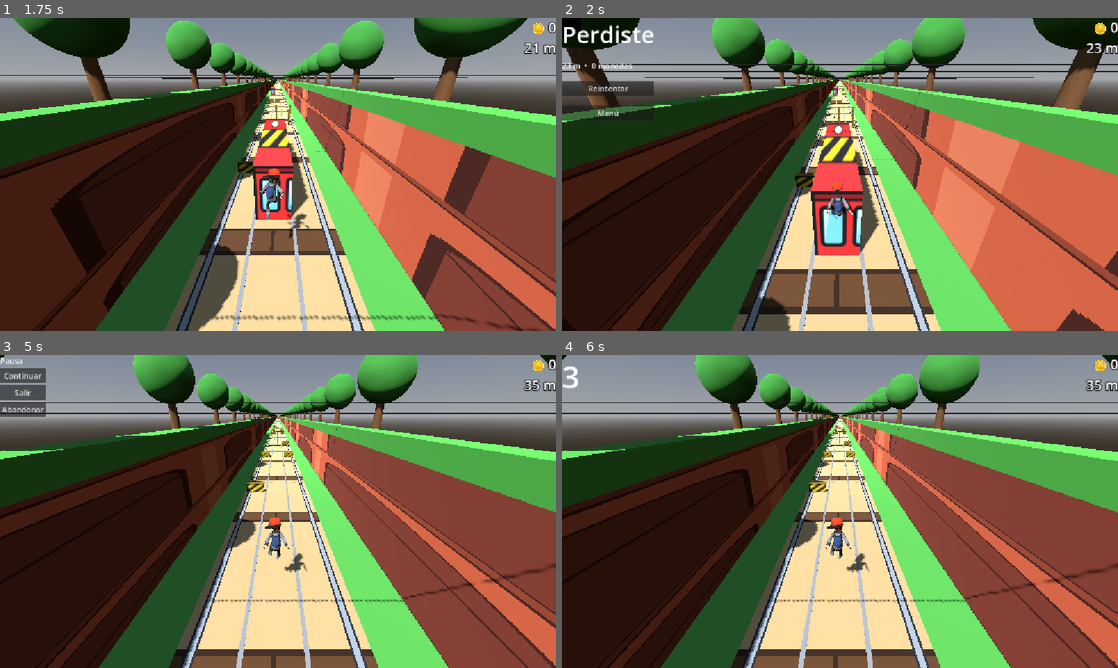
Above: before the commit, frames 1-4 (two rows, left to right).
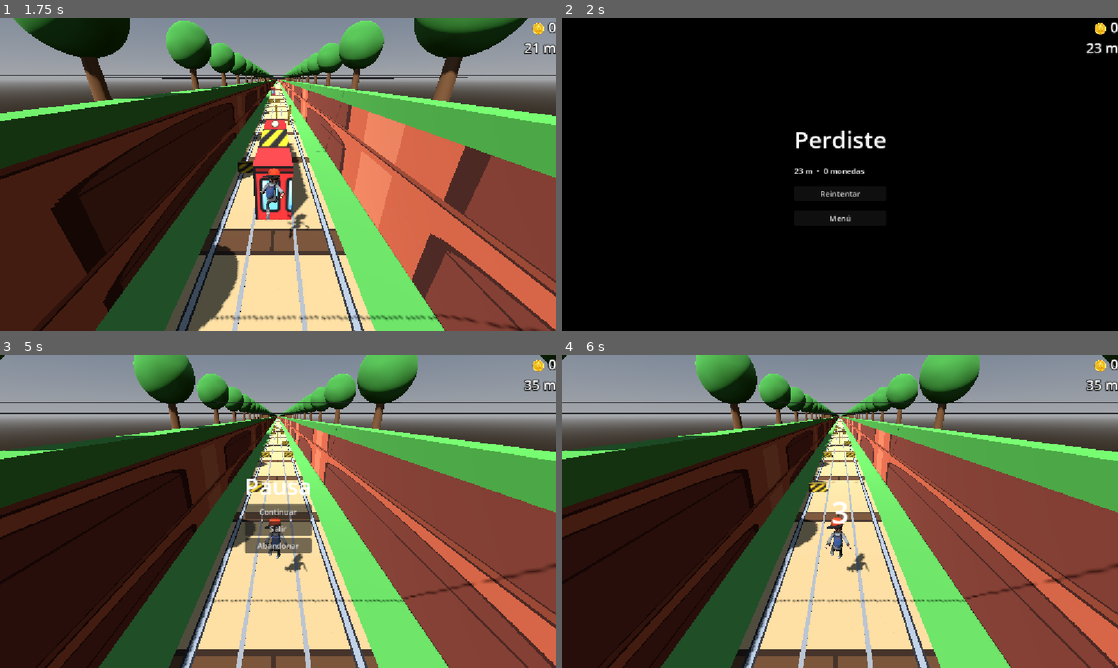
Above: after the commit, the same moments.

Repository: iandifilippo/NeXus-Subway-Surfers
Game: Godot game, scene res://scenes/main/main.tscn
Same seed, same stepped clock (60 frames per second), same inputs: the game is played once before the commit and once after it.
Inputs:
- Up to frame 1 (1.75 s): hold Right (move_right) 0.53-1.28 s; hold Down (roll) 0.53-1.28 s; tap Up (jump) at 0.77, 1.52 s; hold Left (move_left) from 1.28 s (still down); tap Down (roll) at 1.35 s
- Up to frame 2 (2 s): keep holding Left (move_left)
- Up to frame 3 (5 s): release Left (move_left) at 2 s; click "Reintentar" at 2 s; hold Down (roll) 2.78-3.53 s; hold Right (move_right) 2.78-4.28 s; tap Down (roll) at 3.6 s; tap Up (jump) at 3.77, 4.52 s; hold Left (move_left) from 4.28 s (still down); hold Down (roll) from 4.28 s (still down); tap P (pause) at 4.9 s
- Up to frame 4 (6 s): release Down (roll) at 5.03 s; tap Down (roll) at 5.1 s; tap Up (jump) at 5.27 s; release Left (move_left) at 5.75 s; click "Continuar" at 5.75 s

Frame 1 is identical in both runs. In frame 2, 96% of the frame differs, in the area x 0-100%, y 0-100%; in frame 3, 3.0%; in frame 4, 0.2%.

Commit message:
Centrar los Menús
- pause_menu.tscn: el nodo raíz PauseMenu no tenía el anchor en "Full Rect" se había quedado con el tamaño chico por defecto de cuando se creó la escena, lo que hacía que todo lo centrado dentro de él quedara centrado respecto a esa caja chica, no respecto a la pantalla. Se corrige el ancho de PauseMenu, ColorRect, MainButtons, ConfirmDialog y CountdownLabel.
- TitleLabel ("Pausa") ahora usa Font Size 48, igual que el título "Perdiste" en game_over.tscn.
- game_over.tscn: se centra ColorRect y VBoxContainer con Full Rect/Center.

Diff:
--- a/scenes/ui/game_over.tscn
+++ b/scenes/ui/game_over.tscn
@@ -13,15 +13,27 @@
 script = ExtResource("1_60xr3")
 
 [node name="ColorRect" type="ColorRect" parent="." unique_id=1753535258]
-layout_mode = 0
-offset_right = 40.0
-offset_bottom = 40.0
+layout_mode = 1
+anchors_preset = 15
+anchor_right = 1.0
+anchor_bottom = 1.0
+grow_horizontal = 2
+grow_vertical = 2
 color = Color(0, 0, 0, 1)
 
 [node name="VBoxContainer" type="VBoxContainer" parent="." unique_id=145626254]
-layout_mode = 0
-offset_right = 40.0
-offset_bottom = 40.0
+layout_mode = 1
+anchors_preset = 8
+anchor_left = 0.5
+anchor_top = 0.5
+anchor_right = 0.5
+anchor_bottom = 0.5
+offset_left = -95.5
+offset_top = -106.0
+offset_right = 95.5
+offset_bottom = 106.0
+grow_horizontal = 2
+grow_vertical = 2
 theme_override_constants/separation = 20
 alignment = 1
 
--- a/scenes/ui/pause_menu.tscn
+++ b/scenes/ui/pause_menu.tscn
@@ -5,22 +5,39 @@
 [node name="PauseMenu" type="Control" unique_id=1269575078]
 process_mode = 3
 layout_mode = 3
-anchors_preset = 0
+anchors_preset = 15
+anchor_right = 1.0
+anchor_bottom = 1.0
+grow_horizontal = 2
+grow_vertical = 2
 script = ExtResource("1_6tw0m")
 
 [node name="ColorRect" type="ColorRect" parent="." unique_id=350593767]
-layout_mode = 0
-offset_right = 40.0
-offset_bottom = 40.0
+layout_mode = 1
+anchors_preset = 15
+anchor_right = 1.0
+anchor_bottom = 1.0
+grow_horizontal = 2
+grow_vertical = 2
 color = Color(0, 0, 0, 0.003921569)
 
 [node name="MainButtons" type="VBoxContainer" parent="." unique_id=1508072841]
-layout_mode = 0
-offset_right = 40.0
-offset_bottom = 40.0
+layout_mode = 1
+anchors_preset = 8
+anchor_left = 0.5
+anchor_top = 0.5
+anchor_right = 0.5
+anchor_bottom = 0.5
+offset_left = -47.5
+offset_top = -64.0
+offset_right = 47.5
+offset_bottom = 64.0
+grow_horizontal = 2
+grow_vertical = 2
 
 [node name="TitleLabel" type="Label" parent="MainButtons" unique_id=1835678442]
 layout_mode = 2
+theme_override_font_sizes/font_size = 48
 text = "Pausa"
 
 [node name="ContinueButton" type="Button" parent="MainButtons" unique_id=1415687939]
@@ -36,16 +53,34 @@
 text = "Abandonar"
 
 [node name="CountdownLabel" type="Label" parent="." unique_id=296335217]
-layout_mode = 0
-offset_right = 40.0
-offset_bottom = 23.0
+layout_mode = 1
+anchors_preset = 8
+anchor_left = 0.5
+anchor_top = 0.5
+anchor_right = 0.5
+anchor_bottom = 0.5
+offset_left = -18.5
+offset_top = -44.0
+offset_right = 18.5
+offset_bottom = 44.0
+grow_horizontal = 2
+grow_vertical = 2
 theme_override_font_sizes/font_size = 64
 text = "3"
 
 [node name="ConfirmDialog" type="VBoxContainer" parent="." unique_id=1564593156]
-layout_mode = 0
-offset_right = 40.0
-offset_bottom = 40.0
+layout_mode = 1
+anchors_preset = 8
+anchor_left = 0.5
+anchor_top = 0.5
+anchor_right = 0.5
+anchor_bottom = 0.5
+offset_left = -200.0
+offset_top = -42.0
+offset_right = 200.0
+offset_bottom = 42.0
+grow_horizontal = 2
+grow_vertical = 2
 
 [node name="ConfirmLabel" type="Label" parent="ConfirmDialog" unique_id=1507183049]
 custom_minimum_size = Vector2(400, 0)
